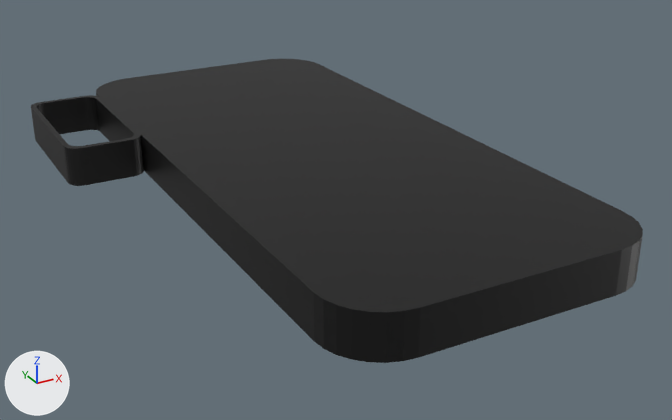
Before and after pictures for a commit that changed the glTF model src/assets/models/Quantity.glb.
One viewpoint serves both versions: a camera (50 mm lens) standing at (-2.8, -5.37, 2.29) and looking at (0.0, -0.27, -0.26). The axes (+X, +Y, +Z) are drawn at lower left. The lights are the same throughout. Where no turn or scale is listed for an object, it has been applied to the vertices.

The scene before the commit, as lines of its bpy script (objects in view):
```python
me_cube_001 = bpy.data.meshes.new('Cube.001')
me_cube_001.from_pydata(...)  # 128 vertices, 256 faces; spans x -1.0..1.0, y -2.24..2.24, z -0.14..0.14
me_cube_001.materials.append(mat_material_001)  # black #000000
me_cube_002 = bpy.data.meshes.new('Cube.002')
me_cube_002.from_pydata(...)  # 64 vertices, 124 faces; spans x -0.86..0.86, y -2.09..2.09, z -0.14..0.14
me_cube_002.materials.append(mat_material_001)  # black #000000
me_cube_003 = bpy.data.meshes.new('Cube.003')
me_cube_003.from_pydata(...)  # 128 vertices, 256 faces; spans x -0.269..0.269, y -0.603..0.603, z -0.136..0.136
me_cube_003.materials.append(mat_material_001)  # black #000000
ob_cube = bpy.data.objects.new('Cube', me_cube_001)
ob_cube.location = (0.0, 0.0, 0.0)
ob_cube_001 = bpy.data.objects.new('Cube.001', me_cube_002)
ob_cube_001.location = (0.0, 0.0, 0.0)
ob_cube_002 = bpy.data.objects.new('Cube.002', me_cube_003)
ob_cube_002.location = (-1.268, 1.293, 0.001)
```
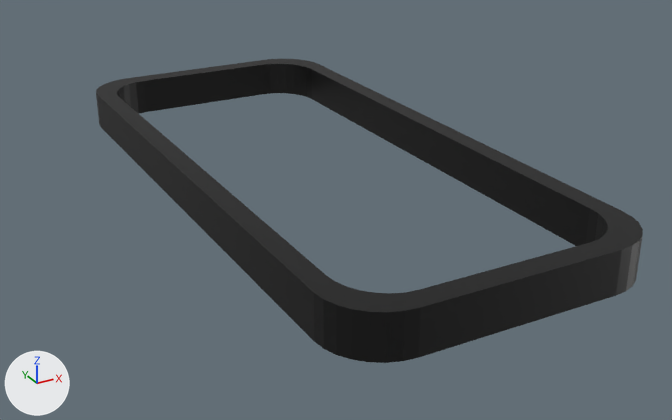
Commit message: Fix quantity model

The change, as JSON lines over the scene's bpy script:
```json
{"op": "remove", "block": "ob_cube_001", "code": ["ob_cube_001 = bpy.data.objects.new('Cube.001', me_cube_002)", "ob_cube_001.location = (0.0, 0.0, 0.0)"]}
{"op": "remove", "block": "ob_cube_002", "code": ["ob_cube_002 = bpy.data.objects.new('Cube.002', me_cube_003)", "ob_cube_002.location = (-1.268, 1.293, 0.001)"]}
```

Changed parts and their boxes [x1, y1, x2, y2] in the pictures (672 x 420 px):
```json
{"object": "Cube.001", "change": "deleted", "before": [117, 64, 608, 293], "on screen": "black"}
{"object": "Cube.002", "change": "deleted", "before": [31, 95, 144, 186], "on screen": "black"}
```
